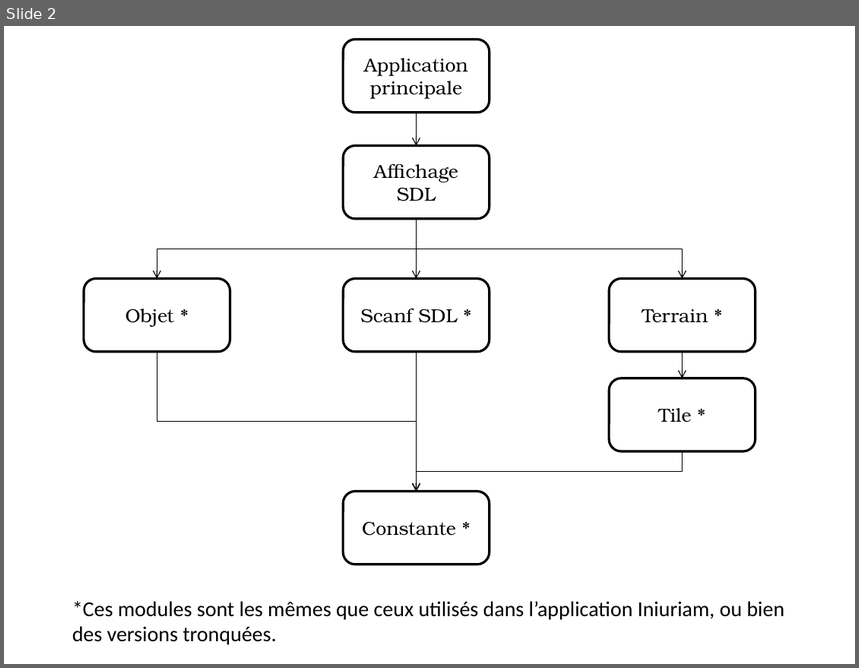
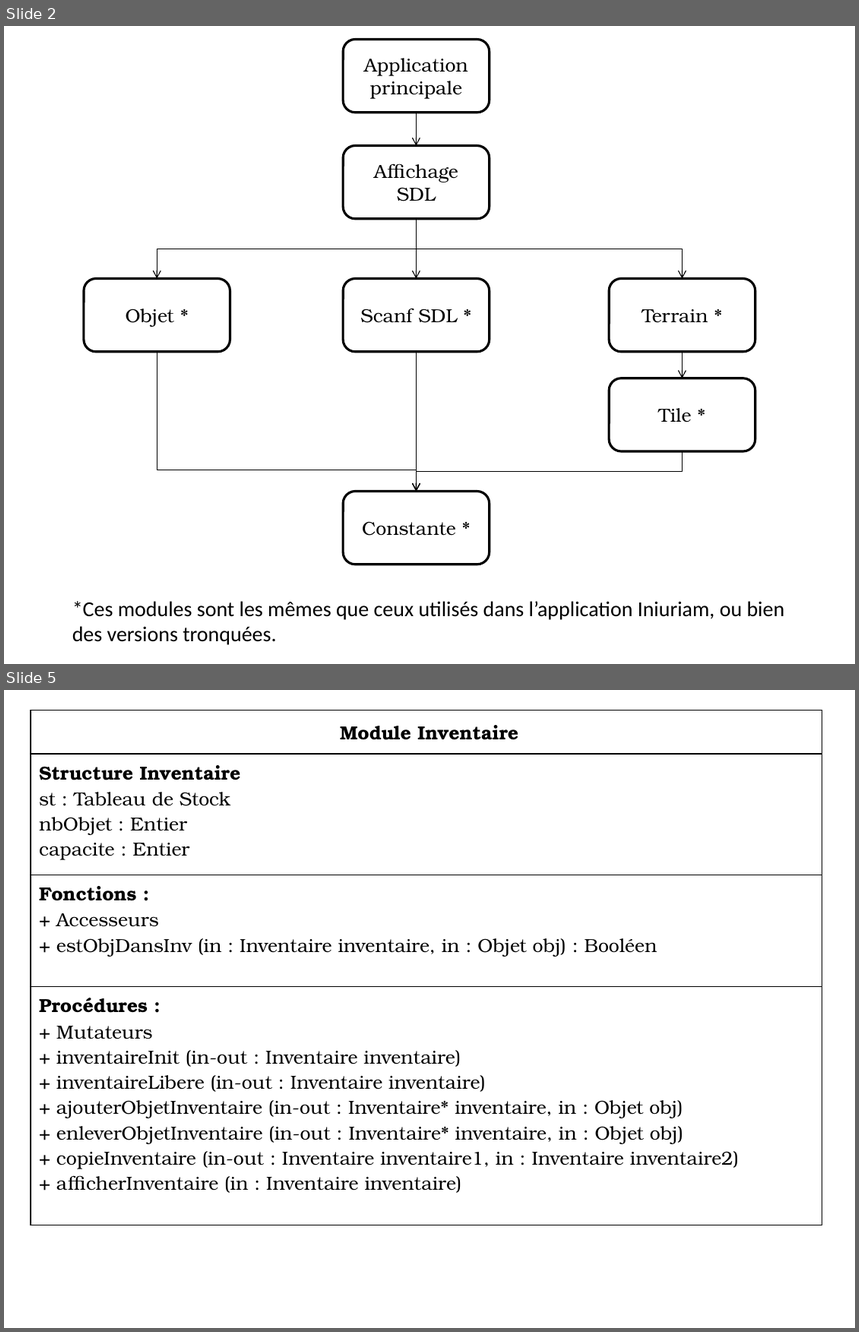
Before and after one commit to Rometach/iniuriam, a slide deck: Modules.pptx. Shown one above the other, each under a label of ours: slide 2 before the commit, slides 2 and 5 after it; the slides between them are not shown. The pictures are 859x668 and 859x1332 pixels, drawn with LibreOffice and Linux fonts; fonts in the diff are those of the drawing. Boxes give left, top, right and bottom in pixels: in the first picture for what was removed or moved away, otherwise in the second. Text is boxed around its words. In the diff, an @@ line names an element or a change of style, - is before the commit and + after.

Commit message:
Le diagramme des Modules !

```diff
--- a/Modules.pptx
+++ b/Modules.pptx
@@ slide 5 added at box(4, 690, 855, 1328), background #FFFFFF @@
@@ table added at box(31, 710, 822, 1196), 4 rows, 1 columns @@
+Module Inventaire
+Structure Inventaire / st : Tableau de Stock / nbObjet : Entier / capacite : Entier
+Fonctions : / + Accesseurs / + estObjDansInv (in : Inventaire inventaire, in : Objet obj) : Booléen
+Procédures : / + Mutateurs / + inventaireInit (in-out : Inventaire inventaire) / + inventaireLibere (in-out : Inventaire inventaire) / + ajouterObjetInventaire (in-out : Inventaire* inventaire, in : Objet obj) / + enleverObjetInventaire (in-out : Inventaire* inventaire, in : Objet obj) / + copieInventaire (in-out : Inventaire inventaire1, in : Inventaire inventaire2) / + afficherInventaire (in : Inventaire inventaire)
@@ slide 2 changed as well @@
@@ elbow arrow (158, 352) - (416, 492): route changed @@
```
Also in this commit, not shown: 2 other slides changed, 17 other slides added.
